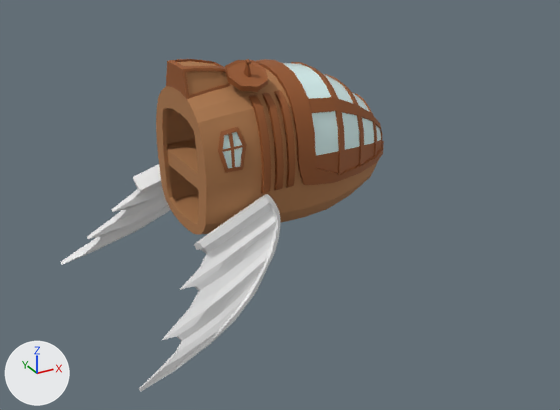
The FBX model CliqHere_SubDivided/Assets/FBX/Submarine Front.fbx as it was, and as the next commit left it.
Both versions are drawn from a 50 mm lens placed at (-40.4, -169.0, 56.5), pointed at (22.6, -54.4, -0.8). The axes (+X, +Y, +Z) are drawn at lower left. The lights are the same throughout. The older version comes first. Where no turn or scale is listed for an object, it has been applied to the vertices. Vertices at exactly the same position are counted once.

The scene before the commit, as lines of its bpy script (objects in view):
```python
me_mesh = bpy.data.meshes.new('Mesh')
me_mesh.from_pydata(...)  # 462 vertices, 460 faces; spans x -22.1..0.3, y -12.7..12.6, z -0.3..17.5
# faces by material slot: [120, 337, 3]
me_mesh.materials.append(mat_material__2)  # pale blue #def9f8
me_mesh.materials.append(mat_material__17)  # brown #945426
me_mesh.materials.append(mat_window_materials_slot__3)  # black #000000
me_mesh_001 = bpy.data.meshes.new('Mesh.001')
me_mesh_001.from_pydata(...)  # 1608 vertices, 3320 faces; spans x -20.1..22.1, y -13.4..13.4, z 4.5..36.4
# faces by material slot: [882, 2438]
me_mesh_001.materials.append(mat_material__17)  # brown #945426
me_mesh_001.materials.append(mat_material__29)  # brown #ae784b
me_mesh_002 = bpy.data.meshes.new('Mesh.002')
me_mesh_002.from_pydata(...)  # 506 vertices, 496 faces; spans x -31.4..-2.0, y -34.3..13.3, z -13.0..10.7
ob_fin = bpy.data.objects.new('Fin', me_mesh_002)
ob_fin.location = (19.3, -38.6, -4.8)
ob_submarine_front_half_detailed = bpy.data.objects.new('Submarine Front Half Detailed', me_mesh_001)
ob_submarine_front_half_detailed.location = (25.7, -49.1, -8.8)
ob_submarine_window = bpy.data.objects.new('Submarine Window', me_mesh)
ob_submarine_window.location = (47.3, -49.0, 6.4)
```
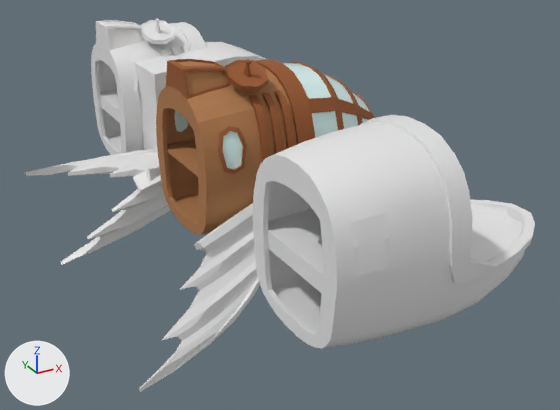
Boxes [x1, y1, x2, y2] around the edits, measured in the pictures (560 x 410 px; the box of a moved part takes in the faces that stretch with it):
```json
{"object": "Submarine Front Half Base", "change": "added", "after": [253, 115, 535, 349]}
{"object": "Submarine Front Half Detailed", "change": "reshaped", "before": [156, 59, 384, 235], "after": [156, 59, 315, 235]}
{"object": "Submarine Front Half Detailed SAFE", "change": "added", "after": [91, 19, 207, 155]}
{"object": "Attempt01", "change": "added", "after": [134, 42, 266, 155]}
{"object": "Fin Base", "change": "added", "after": [26, 149, 160, 181]}
{"object": "FrontWindow_L", "change": "added", "after": [174, 111, 188, 132]}
{"part": 1, "of": "me_mesh_001", "change": "moved or reshaped", "before": [166, 108, 262, 190], "after": [166, 108, 260, 183]}
```

The change, as JSON lines over the scene's bpy script:
```json
{"op": "add", "block": "mat_material__28_slot__3", "code": ["mat_material__28_slot__3 = principled_material('Material #28 Slot #3')", "mat_material__28_slot__3.base_color = (0.0, 0.0, 0.0)  # black #000000", "mat_material__28_slot__3.roughness = 0.553"]}
{"block": "me_mesh_001", "where": "# used by ob_submarine_front_half_detailed; location = (25.7, -49.1, -8.8)"}
{"op": "remove", "block": "me_mesh_001", "code": "me_mesh_001.from_pydata(...)  # 1608 vertices, 3320 faces; spans x -20.1..22.1, y -13.4..13.4, z 4.5..36.4"}
{"op": "add", "block": "me_mesh_001", "code": "me_mesh_001.from_pydata(...)  # 1564 vertices, 3216 faces; spans x -20.1..22.1, y -13.4..13.4, z 4.5..36.4"}
{"block": "me_mesh_001", "change": "me_mesh_001 part 1: 176 vertices moved from x -19.3..-5.4, y -12.4..12.5, z 14.4..26.3 to x -19.3..-5.4, y -12.4..12.5, z 16.7..26.6; 62 vertices removed from x -17.2..-13.6, y -12.5..12.1, z 19.7..25.7; 18 vertices added at x -16.6..-14.1, y -12.5..12.1, z 19.6..25.8"}
{"op": "add", "block": "me_mesh_001", "code": "me_mesh_001.materials.append(mat_material__28_slot__3)  # black #000000"}
{"op": "add", "block": "me_mesh_1", "code": ["me_mesh_1 = bpy.data.meshes.new('Mesh')", "me_mesh_1.from_pydata(...)  # 354 vertices, 352 faces; spans x -17.1..16.4, y -8.2..8.2, z 7.7..30.5"]}
{"op": "add", "block": "me_mesh_008", "code": ["me_mesh_008 = bpy.data.meshes.new('Mesh.008')", "me_mesh_008.from_pydata(...)  # 18 vertices, 16 faces; spans x -17.3..-13.3, y 9.77..12.05, z 19.32..25.93", "me_mesh_008.materials.append(mat_material__2)  # pale blue #def9f8"]}
{"op": "add", "block": "me_mesh_006", "code": ["me_mesh_006 = bpy.data.meshes.new('Mesh.006')", "me_mesh_006.from_pydata(...)  # 1568 vertices, 3216 faces; spans x -20.1..22.1, y -13.4..13.4, z 4.5..36.4"]}
{"op": "add", "block": "me_mesh_001_1", "code": ["me_mesh_001_1 = bpy.data.meshes.new('Mesh.001')", "me_mesh_001_1.from_pydata(...)  # 1044 vertices, 2168 faces; spans x -20.1..22.1, y -13.2..13.2, z 4.5..33.2"]}
{"op": "add", "block": "me_mesh_004", "code": ["me_mesh_004 = bpy.data.meshes.new('Mesh.004')", "me_mesh_004.from_pydata(...)  # 253 vertices, 248 faces; spans x -35.1..0.3, y -0.1..14.6, z -2.0..2.0"]}
{"op": "add", "block": "ob_attempt01", "code": ["ob_attempt01 = bpy.data.objects.new('Attempt01', me_mesh_1)", "ob_attempt01.location = (26.3, -20.4, -9.4)"]}
{"op": "add", "block": "ob_frontwindow_l", "code": ["ob_frontwindow_l = bpy.data.objects.new('FrontWindow_L', me_mesh_008)", "ob_frontwindow_l.location = (25.7, -49.1, -8.8)"]}
{"op": "add", "block": "ob_submarine_front_half_detailed_safe", "code": ["ob_submarine_front_half_detailed_safe = bpy.data.objects.new('Submarine Front Half Detailed SAFE', me_mesh_006)", "ob_submarine_front_half_detailed_safe.location = (25.7, -7.7, -8.8)"]}
{"op": "add", "block": "ob_submarine_front_half_base", "code": ["ob_submarine_front_half_base = bpy.data.objects.new('Submarine Front Half Base', me_mesh_001_1)", "ob_submarine_front_half_base.location = (25.7, -88.4, -8.8)"]}
{"op": "add", "block": "ob_fin_base", "code": ["ob_fin_base = bpy.data.objects.new('Fin Base', me_mesh_004)", "ob_fin_base.location = (19.3, -35.7, 1.5)"]}
```
